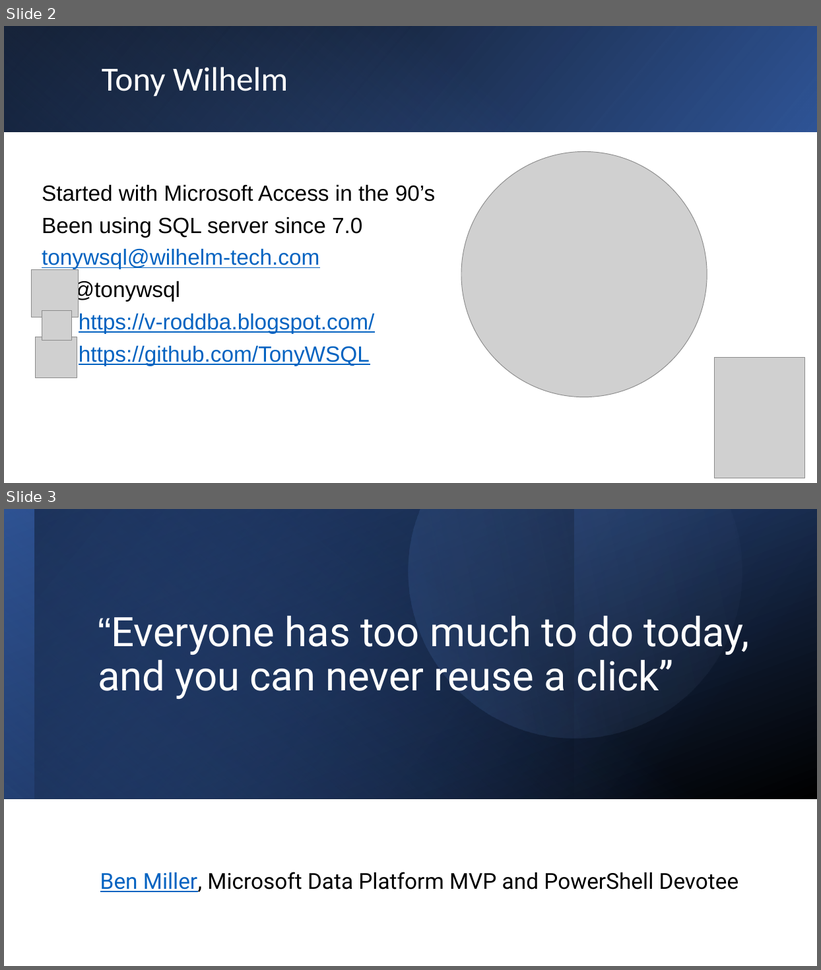
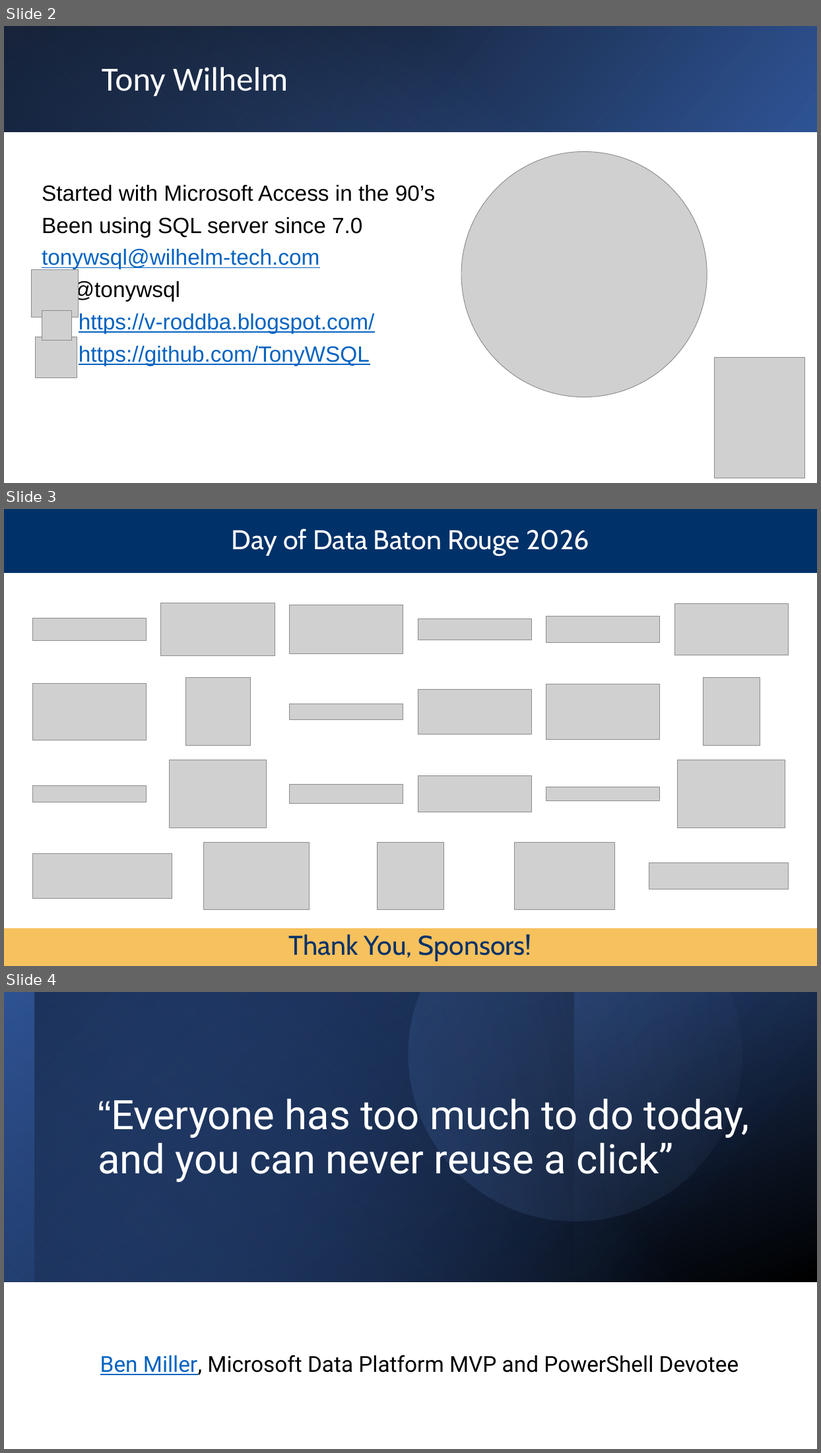
Before and after one commit to TonyWSQL/Presentations, a slide deck: Events/2026/DayofData - Baton Rouge/Intro to Powershell/Intro to Powershell.pptx. Shown one above the other, each under a label of ours: slides 2 and 3 before the commit, slides 2, 3 and 4 after it. The pictures are 821x970 and 821x1453 pixels, drawn with LibreOffice and Linux fonts; fonts in the diff are those of the drawing; grey boxes stand for pictures. Boxes give left, top, right and bottom in pixels: in the first picture for what was removed or moved away, otherwise in the second. Text is boxed around its words. In the diff, an @@ line names an element or a change of style, - is before the commit and + after.

Commit message:
Update PowerShell presentation file for Intro to PowerShell at 2026 Day of Data - Baton Rouge

```diff
--- a/Events/2026/DayofData - Baton Rouge/Intro to Powershell/Intro to Powershell.pptx
+++ b/Events/2026/DayofData - Baton Rouge/Intro to Powershell/Intro to Powershell.pptx
@@ slide 3 added at [4,509,817,966], background #FFFFFF @@
@@ rectangle added at [4,509,817,573], fill #013169 @@
@@ text added at [232,529,589,556], 32 pt, text #FFFFFF @@
+Day of Data Baton Rouge 2026
@@ picture added at [161,603,275,656] @@
@@ picture added at [290,605,403,654] @@
@@ picture added at [675,603,789,656] @@
@@ picture added at [32,618,147,641] @@
@@ picture added at [418,619,532,640] @@
@@ picture added at [547,616,660,642] @@
@@ picture added at [32,683,147,740] @@
@@ picture added at [186,678,250,746] @@
@@ picture added at [547,684,660,739] @@
@@ picture added at [704,678,760,746] @@
@@ picture added at [290,704,403,720] @@
@@ picture added at [418,690,532,734] @@
@@ picture added at [170,760,267,828] @@
@@ picture added at [678,760,786,828] @@
@@ picture added at [290,785,403,803] @@
@@ picture added at [418,776,532,812] @@
@@ picture added at [32,786,147,803] @@
@@ picture added at [547,787,660,801] @@
@@ picture added at [203,843,310,910] @@
@@ picture added at [378,843,444,910] @@
@@ picture added at [515,843,615,910] @@
@@ picture added at [32,854,172,899] @@
@@ picture added at [649,863,789,890] @@
@@ rectangle added at [4,929,817,966], fill #F7C15D @@
@@ text added at [289,935,532,962], 32 pt, text #013169 @@
+Thank You, Sponsors!
@@ what was slide 3 is now slide 4 @@
```
Also in this commit, not shown: 1 other slide added.
